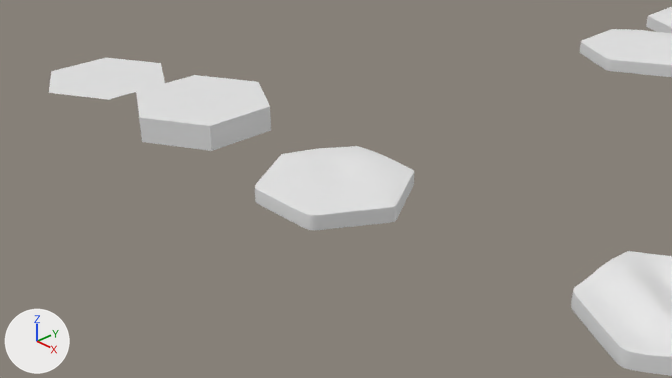
Two versions of the Blender file Blender/hexagon.blend, one commit apart.
Camera for both pictures: the file's camera 'Camera'. The lights are fixed; the arrows at lower left show +X, +Y and +Z.

Objects in the first picture: 'Okrąg', 'Okrąg.001', 'Okrąg.002', 'Okrąg.004', 'Okrąg.006', 'Okrąg.007'.
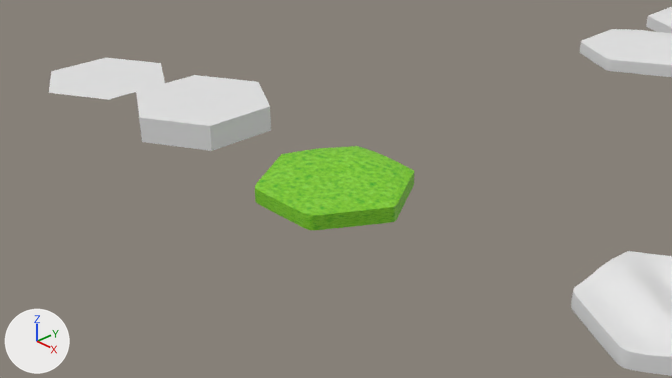
What differs and where, as boxes [x1, y1, x2, y2] in the pictures (672 x 378 px):
'Okrąg.006', recoloured (white to green): [255, 146, 414, 230] in both

Edits to the bpy script that builds the scene:
```text
Add mat_materiał:
    mat_materiał = bpy.data.materials.new('Materiał')
    # nodes: BsdfPrincipled, Mapping, OutputMaterial, TexCoord, TexNoise, ValToRGB
    # colours: dark green #007406, green #00a622, green #7eca18, green #aeff7d
Change me_okrąg_006:
    where me_okrąg_006.from_pydata(...)  # 6626 vertices, 6624 faces; spans x -1.0..0.99, y -0.87..0.87, z -0.13..0.14
    add me_okrąg_006.materials.append(mat_materiał)
```
